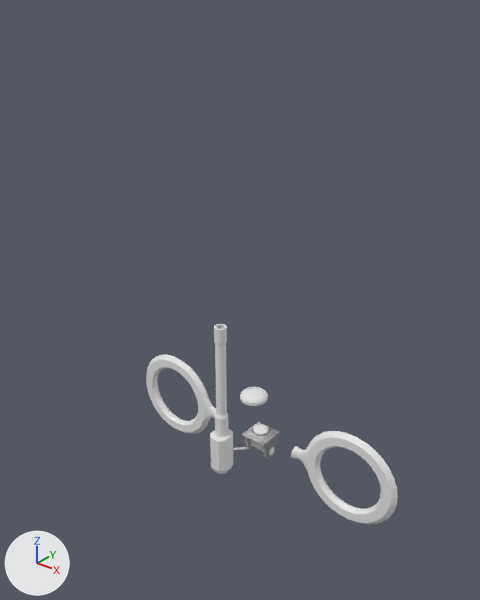
Renders of the Blender file Gravity Controller/Assets/Blender/drone.blend from each side of a commit.
Rendered twice from a 50 mm camera at (3.01, -4.11, 3.74) aimed at (0.22, -0.63, 1.58). Every picture has the same lights, and +X, +Y and +Z are marked at lower left.

In view in the first picture: 'Gun', 'Joint_Horizontal', 'Wing'.
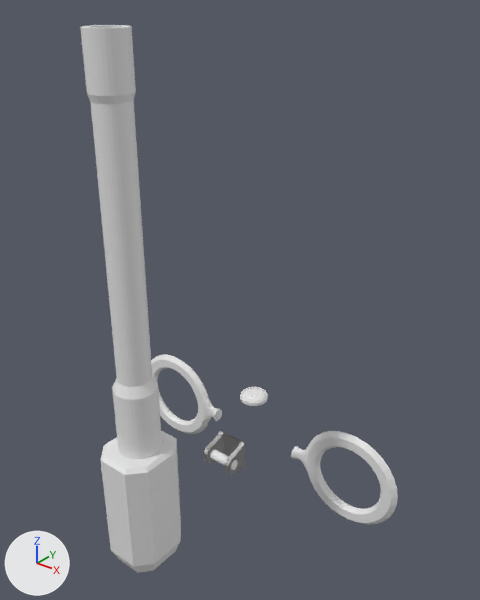
The newer file is also turned or shifted as a whole; pictures and numbers use the older file's frame.

Changed parts and their boxes (x1, y1, x2, y2) in the pictures (480 x 600 px):
'Gun', mesh rescaled (325% wider, 264% taller)
    before: (210, 324, 233, 474)
    after: (80, 25, 181, 573)
'Joint', added
    after: (204, 430, 245, 474)
'Joint_Horizontal', deleted
    before: (233, 422, 280, 459)

The change, as a diff of the scene's bpy script:
```diff
--- a/Gravity Controller/Assets/Blender/drone.blend.py
+++ b/Gravity Controller/Assets/Blender/drone.blend.py
@@ me_cube_004 @@
 me_cube_004.from_pydata(...)  # 296 vertices, 260 faces; spans x -1.0..1.0, y -7.0..-5.0, z 0.9..15.9
 # used by ob_gun; parent = ob_joint_horizontal; location = (0.0, -0.0974, -0.574); scale = (0.21, 0.236, 0.236)
+# me_cube_004 part 1: the whole mesh is scaled about its middle by 1.1, then moved by (0.0, -0.1, 0.6)
@@ me_cylinder_001_1 @@
+me_cylinder_001_1.from_pydata(...)  # 552 vertices, 425 faces; spans x -0.153..0.153, y -0.263..0.009, z -0.141..0.141
@@ ob_joint_horizontal @@
-ob_joint_horizontal = bpy.data.objects.new('Joint_Horizontal', me_cylinder_001)
-ob_joint_horizontal.parent = ob_body
-ob_joint_horizontal.location = (0.0, -0.0974, -0.116)
-ob_joint_horizontal.scale = (0.181, 0.181, 0.181)
@@ ob_gun @@
 ob_gun = bpy.data.objects.new('Gun', me_cube_004)
-ob_gun.parent = ob_joint_horizontal
 ob_gun.matrix_parent_inverse = Matrix(((5.528, 0.0, 0.0, 0.0), (0.0, 5.528, 0.0, 0.539), (0.0, 0.0, 5.528, 0.64), (0.0, 0.0, 0.0, 1.0)))
@@ ob_joint @@
+ob_joint = bpy.data.objects.new('Joint', me_cylinder_001_1)
+ob_joint.location = (0.0, -0.417, -0.016)
```
